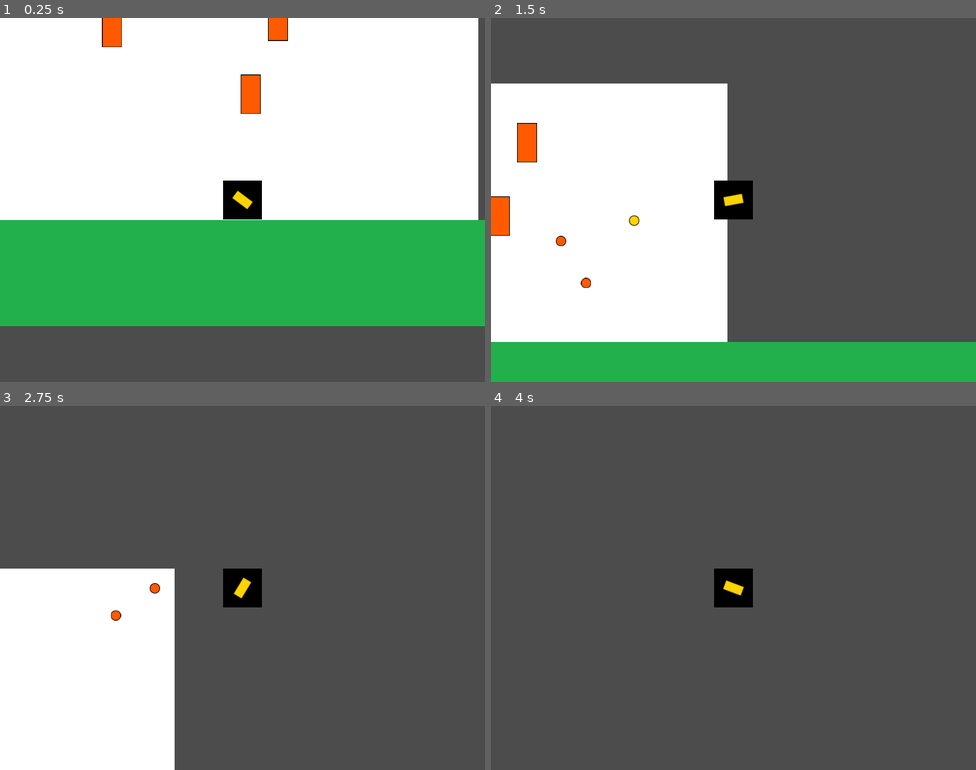
Above: before the commit, frames 1-4 (two rows, left to right).
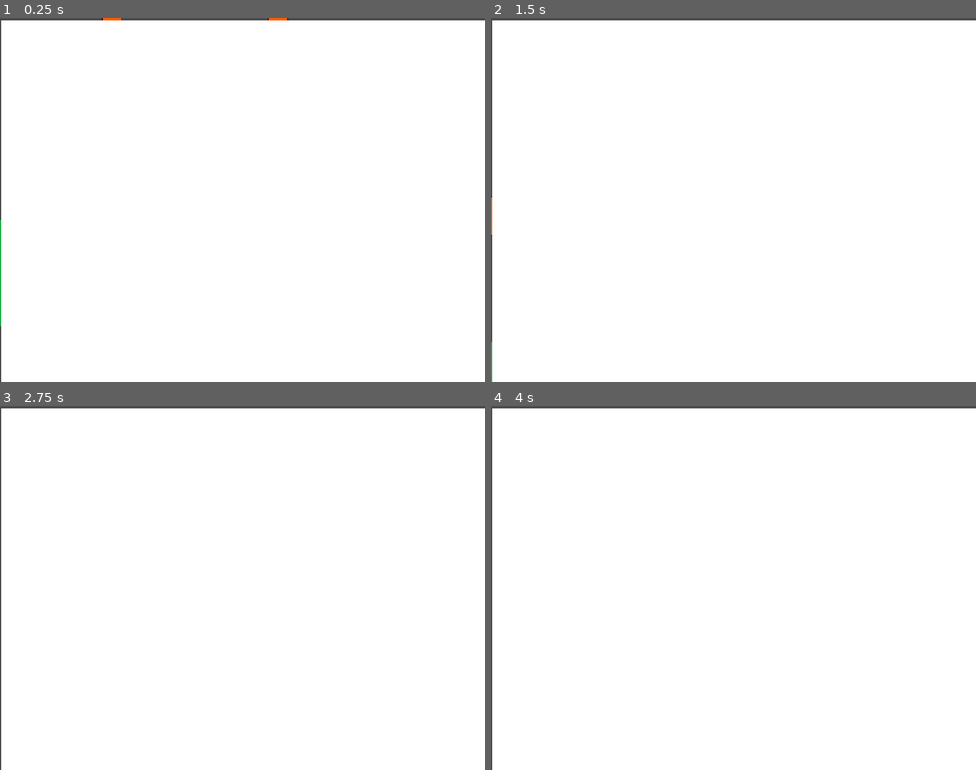
Above: after the commit, the same moments.

Repository: nicolastpi01/entregas-ipv-garcia-nicolas
Game: Godot game, scene res://Main.tscn
Same seed, same stepped clock (60 frames per second), same inputs: the game is played once before the commit and once after it.
Inputs (mouse positions are in pixels of both pictures, inside the frame that each line leads up to):
- Up to frame 1 (0.25 s): no input
- Up to frame 2 (1.5 s): tap Enter at 0.5 s; move the mouse to (840, 181) at 0.52 s; hold D (move_right) 0.53-1.28 s; click (840, 181) at 0.6 s; tap Up (jump) at 0.77 s; move the mouse to (636, 218) at 1.27 s; hold A (move_left) from 1.28 s (still down); click (636, 218) at 1.35 s
- Up to frame 3 (2.75 s): tap Up (jump) at 1.52 s; move the mouse to (291, 507) at 2.02 s; release A (move_left) at 2.03 s; hold D (move_right) from 2.03 s (still down); click (291, 507) at 2.1 s
- Up to frame 4 (4 s): move the mouse to (709, 660) at 2.77 s; click (709, 660) at 2.85 s; tap Up (jump) at 3.02, 3.77 s; tap Space at 3.5 s; move the mouse to (879, 642) at 3.52 s; release D (move_right) at 3.53 s; hold A (move_left) from 3.53 s (still down); click (879, 642) at 3.6 s

The runs differ from the first frame. In frame 1, 48% of the frame differs, in the area x 0-100%, y 0-100%; in frame 2, 66%; in frame 3, 80%; in frame 4, 99%.

Commit message:
agrego el CanvasLayer para el Background

Diff:
--- a/entrega-5-garcia-nicolas/Main.tscn
+++ b/entrega-5-garcia-nicolas/Main.tscn
@@ -11,8 +11,9 @@
 script = ExtResource( 3 )
 
 [node name="CanvasLayer" type="CanvasLayer" parent="."]
+layer = 0
 
-[node name="Background" type="TextureRect" parent="."]
+[node name="Background" type="TextureRect" parent="CanvasLayer"]
 anchor_right = 1.0
 anchor_bottom = 1.0
 margin_left = 2.0
